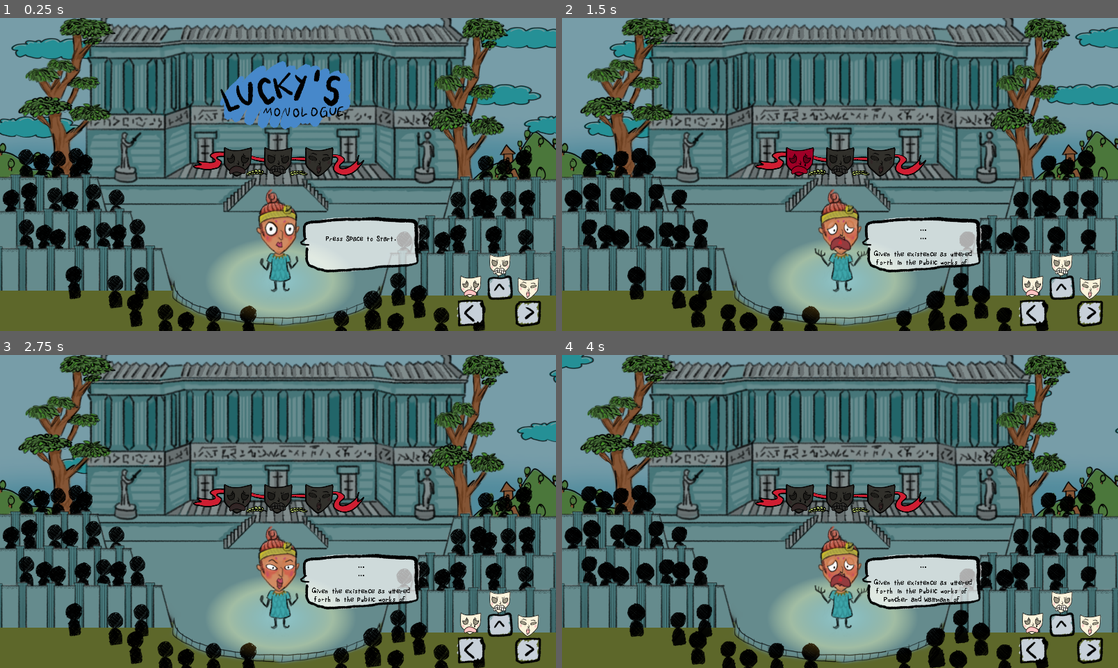
Above: before the commit, frames 1-4 (two rows, left to right).
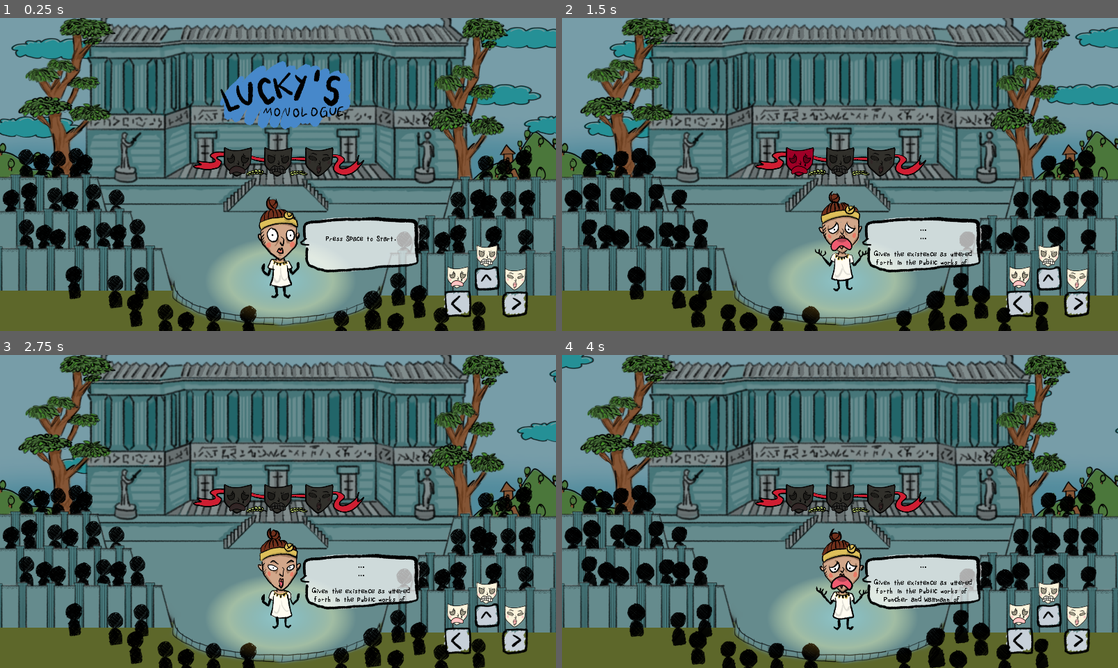
Above: after the commit, the same moments.

Repository: FaunaPolaris/microjam032
Game: Godot game, scene res://Emotions/match_game.tscn
Same seed, same stepped clock (60 frames per second), same inputs: the game is played once before the commit and once after it. Sound files missing from this copy of the repository are replaced by a short silence.
Inputs:
- Up to frame 1 (0.25 s): no input
- Up to frame 2 (1.5 s): tap Space at 0.5 s; hold Right (ui_right) 0.53-1.28 s; tap Enter (ui_accept) at 0.77 s; hold Left (ui_left) from 1.28 s (still down)
- Up to frame 3 (2.75 s): tap Enter (ui_accept) at 1.52 s; release Left (ui_left) at 2.03 s; hold Right (ui_right) from 2.03 s (still down)
- Up to frame 4 (4 s): release Right (ui_right) at 2.78 s; hold Up (ui_up) 2.78-3.53 s; tap Enter (ui_accept) at 3.02, 3.77 s; hold Left (ui_left) from 3.53 s (still down)

The runs differ from the first frame. In frame 1, 4.2% of the frame differs, in the area x 46-98%, y 54-99%; in frame 2, 4.0%; in frame 3, 4.0%; in frame 4, 4.1%.

Commit message:
new actor art

Diff:
--- a/Emotions/match_game.tscn
+++ b/Emotions/match_game.tscn
@@ -90,108 +90,6 @@
 max_lines_visible = 5
 script = ExtResource("5_tv51t")
 
-[node name="Label2" type="Label" parent="Label"]
-visible = false
-offset_left = -23.0
-offset_top = 7.0
-offset_right = 22.0
-offset_bottom = 151.0
-text = "0
-1
-2
-3
-4
-5
-6
-7
-8
-9
-10
-11
-12
-13
-14
-15
-16
-17
-18
-19
-20
-21
-22
-23
-24
-25
-26
-27
-28
-29
-30
-31
-32
-33
-34
-35
-36
-37
-38
-39
-40
-41
-42
-43
-44
-45
-46
-47
-48
-49
-50
-51
-52
-53
-54
-55
-56
-57
-58
-59
-60
-61
-62
-63
-64
-65
-66
-67
-68
-69
-70
-71
-72
-74
-75
-76
-77
-78
-79
-80
-81
-82
-83
-84
-85
-86
-87
-88
-89
-90"
-label_settings = SubResource("LabelSettings_lcebt")
-horizontal_alignment = 1
-vertical_alignment = 1
-autowrap_mode = 2
-max_lines_visible = 5
-
 [node name="text_speed" type="Timer" parent="Label"]
 wait_time = 2.4
 
@@ -201,7 +99,7 @@
 autoplay = "default"
 
 [node name="keys" parent="." instance=ExtResource("6_vhlq5")]
-position = Vector2(1729, 932)
+position = Vector2(1684, 900)
 
 [connection signal="timeout" from="Timer" to="." method="_on_timer_timeout"]
 [connection signal="timeout" from="Label/text_speed" to="Label" method="_on_text_speed_timeout"]
--- a/game.tscn
+++ b/game.tscn
@@ -1,18 +1,15 @@
-[gd_scene load_steps=42 format=3 uid="uid://dxstwosplpvkc"]
+[gd_scene load_steps=47 format=3 uid="uid://dxstwosplpvkc"]
 
 [ext_resource type="Texture2D" uid="uid://bpnxbnprikskw" path="res://assets/sky.png" id="1_b6y5b"]
 [ext_resource type="Texture2D" uid="uid://203xjvw7t3ig" path="res://assets/cloud.png" id="1_q4um7"]
 [ext_resource type="Script" path="res://cloud.gd" id="2_8fqmy"]
 [ext_resource type="Texture2D" uid="uid://cmun734v63r8f" path="res://assets/stand.png" id="2_ou1bg"]
-[ext_resource type="Texture2D" uid="uid://dijg4pdobhxkh" path="res://assets/neutral_acting.png" id="3_7iey5"]
 [ext_resource type="Texture2D" uid="uid://b0ckqsw4fl4w1" path="res://assets/tree.png" id="3_8qlb7"]
 [ext_resource type="Texture2D" uid="uid://dedhyvmkwql4" path="res://assets/silhouettes.png" id="3_27m7r"]
 [ext_resource type="Texture2D" uid="uid://cfls3vruxdyof" path="res://assets/stage.png" id="3_jmtin"]
 [ext_resource type="Texture2D" uid="uid://nhnfl2mkiywo" path="res://assets/building.png" id="5_4kqwc"]
-[ext_resource type="Texture2D" uid="uid://ckk4dcioapjhc" path="res://assets/anger_acting.png" id="9_vtfe2"]
-[ext_resource type="Texture2D" uid="uid://bf6qqxqhn7o1v" path="res://assets/intense_acting.png" id="11_b5hcc"]
+[ext_resource type="Texture2D" uid="uid://bq2pj038ulvcf" path="res://assets/Actor.png" id="9_x2md0"]
 [ext_resource type="Texture2D" uid="uid://c7201n7ecd03y" path="res://assets/speak.png" id="11_m6ndt"]
-[ext_resource type="Texture2D" uid="uid://blahsyqph37y" path="res://assets/drama_acting.png" id="12_cdu7t"]
 [ext_resource type="Script" path="res://character_sprite.gd" id="13_huear"]
 
 [sub_resource type="Gradient" id="Gradient_xdu56"]
@@ -135,27 +132,65 @@
 fill_from = Vector2(0.504587, 0.815494)
 fill_to = Vector2(0.619266, 0.7421)
 
-[sub_resource type="AtlasTexture" id="AtlasTexture_ftro7"]
-atlas = ExtResource("9_vtfe2")
-region = Rect2(0, 0, 250, 400)
-
-[sub_resource type="AtlasTexture" id="AtlasTexture_3hv5k"]
-atlas = ExtResource("3_7iey5")
-region = Rect2(0, 0, 250, 400)
-
-[sub_resource type="AtlasTexture" id="AtlasTexture_byjfc"]
-atlas = ExtResource("11_b5hcc")
-region = Rect2(0, 0, 250, 400)
-
-[sub_resource type="AtlasTexture" id="AtlasTexture_ku0n1"]
-atlas = ExtResource("12_cdu7t")
-region = Rect2(0, 0, 250, 400)
+[sub_resource type="AtlasTexture" id="AtlasTexture_aad3g"]
+atlas = ExtResource("9_x2md0")
+region = Rect2(0, 800, 240, 400)
+
+[sub_resource type="AtlasTexture" id="AtlasTexture_mdj31"]
+atlas = ExtResource("9_x2md0")
+region = Rect2(240, 800, 240, 400)
+
+[sub_resource type="AtlasTexture" id="AtlasTexture_riwwn"]
+atlas = ExtResource("9_x2md0")
+region = Rect2(480, 800, 240, 400)
+
+[sub_resource type="AtlasTexture" id="AtlasTexture_raxgt"]
+atlas = ExtResource("9_x2md0")
+region = Rect2(0, 1200, 240, 400)
+
+[sub_resource type="AtlasTexture" id="AtlasTexture_qru8o"]
+atlas = ExtResource("9_x2md0")
+region = Rect2(240, 1200, 240, 400)
+
+[sub_resource type="AtlasTexture" id="AtlasTexture_h7ous"]
+atlas = ExtResource("9_x2md0")
+region = Rect2(480, 1200, 240, 400)
+
+[sub_resource type="AtlasTexture" id="AtlasTexture_tl8fm"]
+atlas = ExtResource("9_x2md0")
+region = Rect2(0, 0, 240, 400)
+
+[sub_resource type="AtlasTexture" id="AtlasTexture_ko0qx"]
+atlas = ExtResource("9_x2md0")
+region = Rect2(240, 0, 240, 400)
+
+[sub_resource type="AtlasTexture" id="AtlasTexture_7hvba"]
+atlas = ExtResource("9_x2md0")
+region = Rect2(480, 0, 240, 400)
+
+[sub_resource type="AtlasTexture" id="AtlasTexture_br1f6"]
+atlas = ExtResource("9_x2md0")
+region = Rect2(0, 400, 240, 400)
+
+[sub_resource type="AtlasTexture" id="AtlasTexture_d4yp2"]
+atlas = ExtResource("9_x2md0")
+region = Rect2(240, 400, 240, 400)
+
+[sub_resource type="AtlasTexture" id="AtlasTexture_cmfjk"]
+atlas = ExtResource("9_x2md0")
+region = Rect2(480, 400, 240, 400)
 
 [sub_resource type="SpriteFrames" id="SpriteFrames_2ycln"]
 animations = [{
 "frames": [{
 "duration": 1.0,
-"texture": SubResource("AtlasTexture_ftro7")
+"texture": SubResource("AtlasTexture_aad3g")
+}, {
+"duration": 1.0,
+"texture": SubResource("AtlasTexture_mdj31")
+}, {
+"duration": 1.0,
+"texture": SubResource("AtlasTexture_riwwn")
 }],
 "loop": true,
 "name": &"angry",
@@ -163,7 +198,13 @@
 }, {
 "frames": [{
 "duration": 1.0,
-"texture": SubResource("AtlasTexture_3hv5k")
+"texture": SubResource("AtlasTexture_raxgt")
+}, {
+"duration": 1.0,
+"texture": SubResource("AtlasTexture_qru8o")
+}, {
+"duration": 1.0,
+"texture": SubResource("AtlasTexture_h7ous")
 }],
 "loop": true,
 "name": &"default",
@@ -171,7 +212,13 @@
 }, {
 "frames": [{
 "duration": 1.0,
-"texture": SubResource("AtlasTexture_byjfc")
+"texture": SubResource("AtlasTexture_tl8fm")
+}, {
+"duration": 1.0,
+"texture": SubResource("AtlasTexture_ko0qx")
+}, {
+"duration": 1.0,
+"texture": SubResource("AtlasTexture_7hvba")
 }],
 "loop": true,
 "name": &"intense",
@@ -179,7 +226,13 @@
 }, {
 "frames": [{
 "duration": 1.0,
-"texture": SubResource("AtlasTexture_ku0n1")
+"texture": SubResource("AtlasTexture_br1f6")
+}, {
+"duration": 1.0,
+"texture": SubResource("AtlasTexture_d4yp2")
+}, {
+"duration": 1.0,
+"texture": SubResource("AtlasTexture_cmfjk")
 }],
 "loop": true,
 "name": &"sad",
@@ -658,6 +711,7 @@
 [node name="art" type="AnimatedSprite2D" parent="."]
 position = Vector2(0, 240)
 sprite_frames = SubResource("SpriteFrames_2ycln")
+autoplay = "default"
 script = ExtResource("13_huear")
 
 [node name="talking" type="AnimatedSprite2D" parent="."]
--- a/text.gd
+++ b/text.gd
@@ -8,7 +8,6 @@
 
 func _on_text_speed_timeout() -> void:
 	lines_skipped += 1
-	$Label2.lines_skipped += 1
 	if lines_skipped == 25:
 		$text_speed.wait_time = 1.8
 	if lines_skipped == 50:
Binary file added: assets/Actor.png
Not shown, added: assets/Actor.png.import
Not shown, changed: assets/Actor.kra
Not shown, changed: assets/Actor.kra~
Not shown, added: assets/Actor.png~
